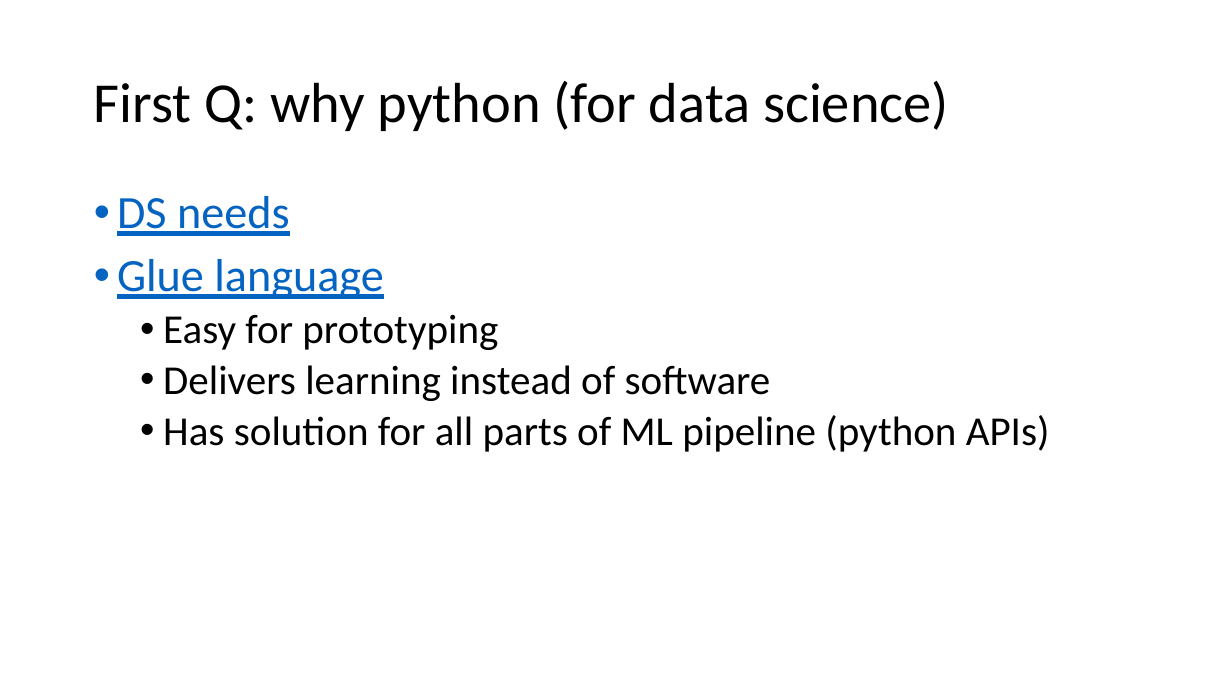
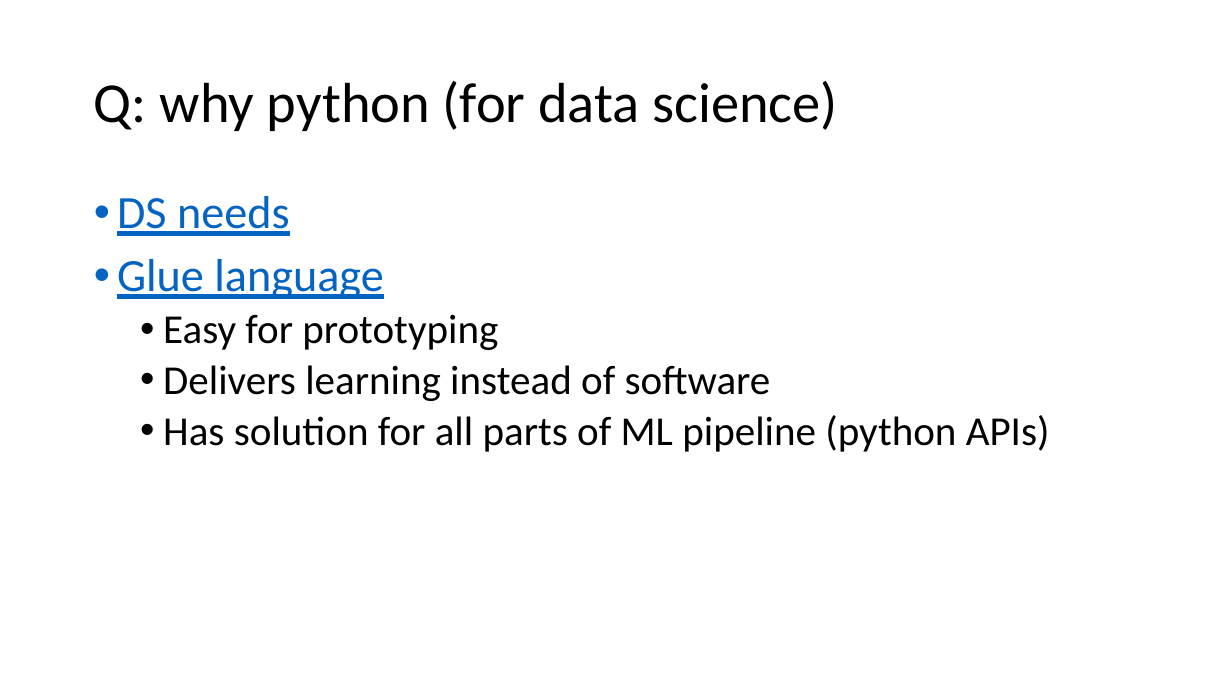
Before and after one commit to senine/workshop, a slide deck: slide 5 of Intro.pptx. Drawn at 1232x693 pixels with LibreOffice and Linux fonts; fonts in the diff are those of the drawing. Boxes give left, top, right and bottom in pixels: in the first picture for what was removed or moved away, otherwise in the second. Text is boxed around its words. In the diff, an @@ line names an element or a change of style, - is before the commit and + after.

```diff
--- a/Intro.pptx
+++ b/Intro.pptx
@@ title at <box>94,81,838,131</box>: text changed @@
-First Q: why python (for data science)
+Q: why python (for data science)
```
Also in this commit, not shown: 5 other slides changed, 14 slides added, 6 other files.
